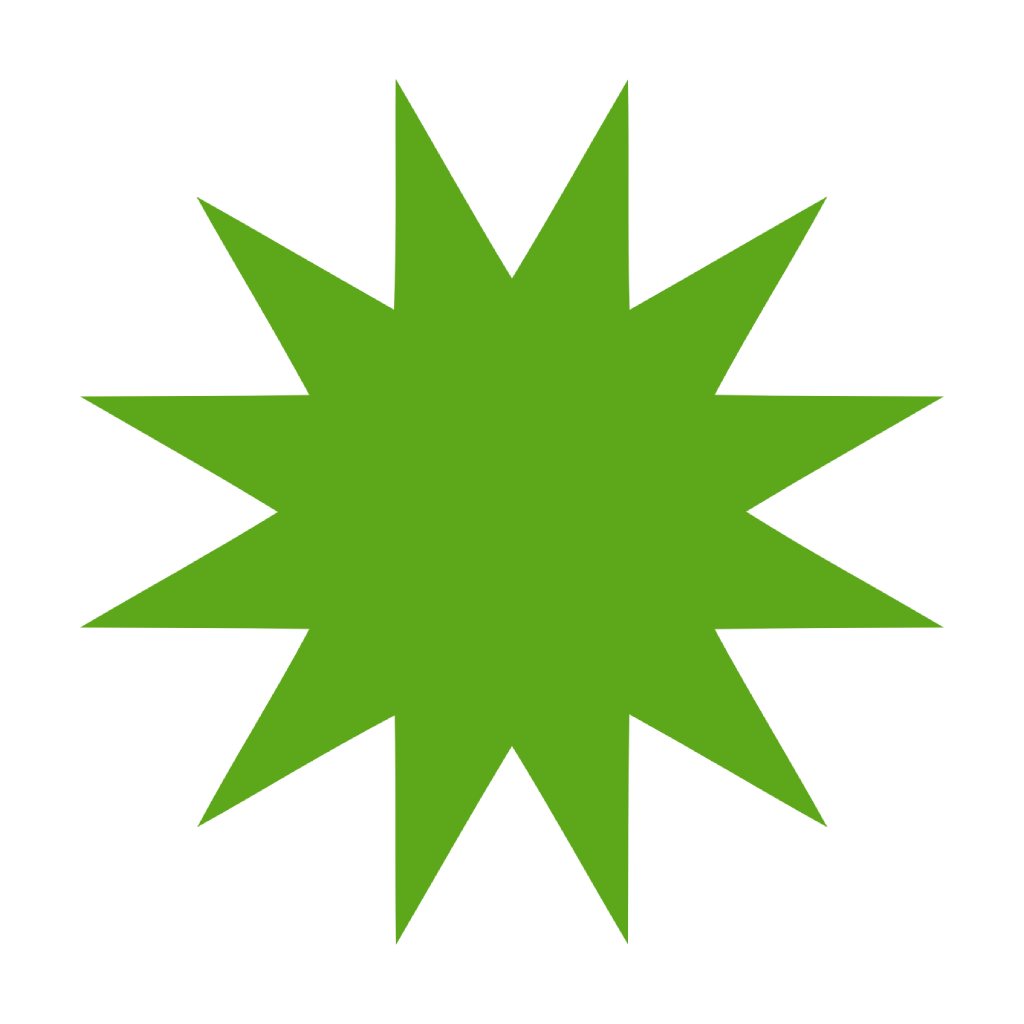
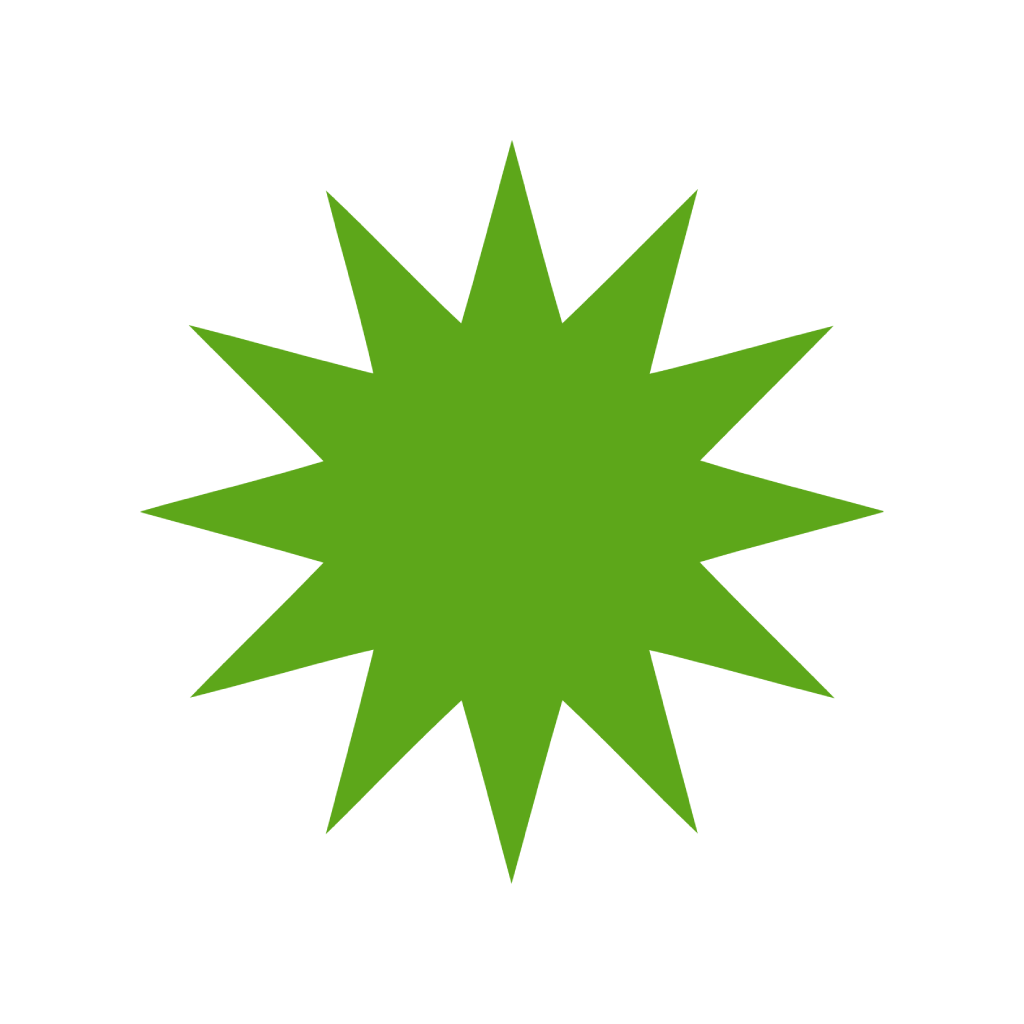
Revision of a layered 1024×1024 image; what changed, layer by layer:
painted on "destiny" over (x1=80, y1=79, x2=944, y2=945)
